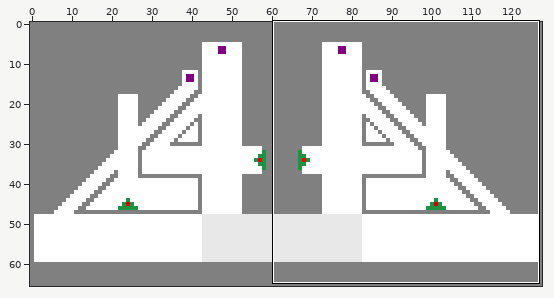
Edited in one commit: sprite sheet (PurpleLife/public_html/images/levels/level12.png). The first picture is a wide view before the edit; the outline marks the close-up.
Close-up. Old version:
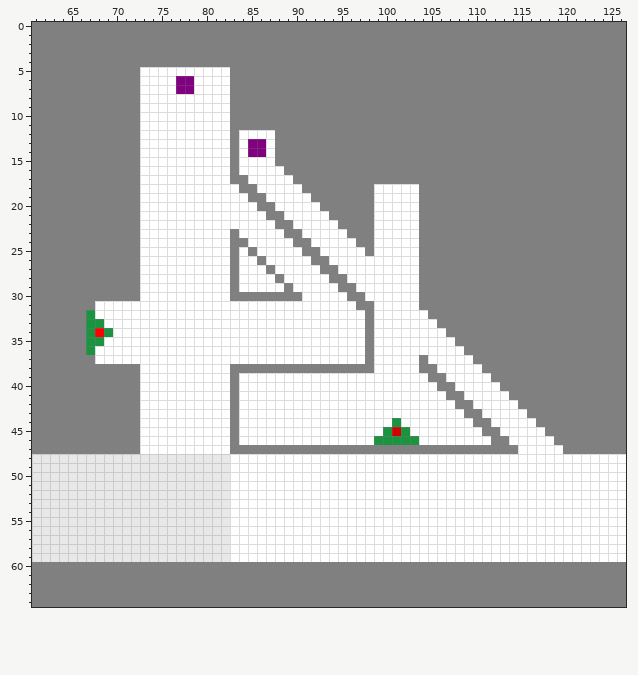
The file is 128x66 pixels. Shown: x 61..126, y 0..64.
The result:
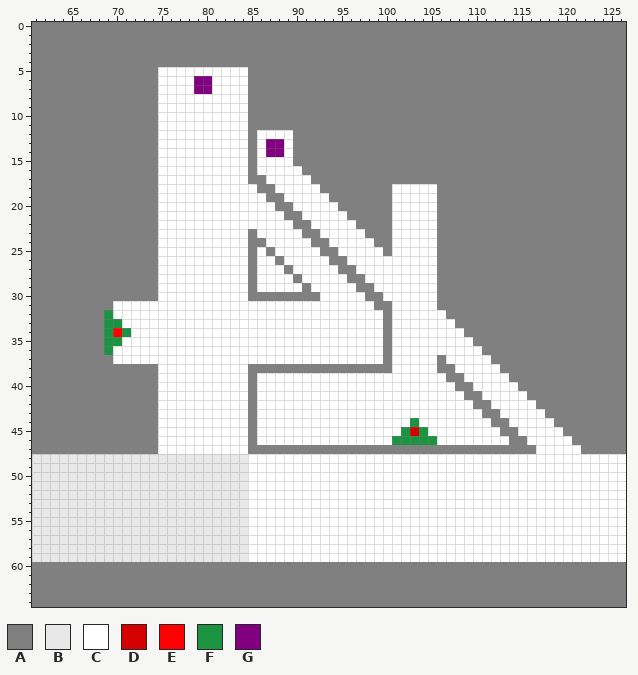
Palette (. is transparent): A #808080  B #e8e8e8  C #ffffff  D #d50000  E #fd0000  F #1c9340  G #800080
The exact change:
Changed rows in their new state; - is an unchanged pixel.
first column x 67:
 5 ------AA--------CC-------------------------------------
 6 ------AA--CCGG--CC-------------------------------------
 7 ------AA--CCGG--CC-------------------------------------
 8 ------AA--------CC-------------------------------------
 9 ------AA--------CC-------------------------------------
10 ------AA--------CC-------------------------------------
11 ------AA--------CC-------------------------------------
12 ------AA--------C-A--CC--------------------------------
13 ------AA--------C-ACGGC--------------------------------
14 ------AA--------C-ACGGC--------------------------------
15 ------AA--------C-A--CC--------------------------------
16 ------AA--------C-A---CC-------------------------------
17 ------AA--------CCAA---CC------------------------------
18 ------AA---------CCAA---CC------AA---CC----------------
19 ------AA----------CCAA---CC-----AA---CC----------------
20 ------AA-----------CCAA---CC----AA---CC----------------
21 ------AA------------CCAA---CC---AA---CC----------------
22 ------AA-------------CCAA---CC--AA---CC----------------
23 ------AA--------C-A---CCAA---CC-AA---CC----------------
24 ------AA--------CCAA---CCAA---CCAA---CC----------------
25 ------AA--------C---A---CCAA---C-A---CC----------------
26 ------AA--------C-AC-A---CCAA--------CC----------------
27 ------AA--------C-A-C-A---CCAA-------CC----------------
28 ------AA--------C-A--C-A---CCAA------CC----------------
29 ------AA--------C-A---C-A---CCAA-----CC----------------
30 ------AA--------CC------AA---CCAA----CC----------------
31 -AA---------------------------CCAA---CC----------------
32 AAF----------------------------C-A----CC---------------
33 AAFF---------------------------C-A-----CC--------------
34 AA-EF--------------------------C-A------CC-------------
35 AAFF---------------------------C-A-------CC------------
36 AAF----------------------------C-A--------CC-----------
37 -AA----------------------------C-A---C-A---CC----------
38 ------AA--------CC--------------AA---CCAA---CC---------
39 ------AA--------C-A-------------------CCAA---CC--------
40 ------AA--------C-A--------------------CCAA---CC-------
41 ------AA--------C-A---------------------CCAA---CC------
42 ------AA--------C-A----------------------CCAA---CC-----
43 ------AA--------C-A-----------------------CCAA---CC----
44 ------AA--------C-A---------------C-F------CCAA---CC---
45 ------AA--------C-A--------------CC-DF------CCAA---CC--
46 ------AA--------C-A-------------CC---FF------CCAA---CC-
47 ------AA--------CC------------------------------AA---CC
48 ----------------BB-------------------------------------
49 ----------------BB-------------------------------------
50 ----------------BB-------------------------------------
51 ----------------BB-------------------------------------
52 ----------------BB-------------------------------------
53 ----------------BB-------------------------------------
54 ----------------BB-------------------------------------
55 ----------------BB-------------------------------------
56 ----------------BB-------------------------------------
57 ----------------BB-------------------------------------
58 ----------------BB-------------------------------------
59 ----------------BB-------------------------------------
Where, in picture pixels (left, top, right, bottom), the same in both close-ups:
changed: (86, 67, 581, 562)
